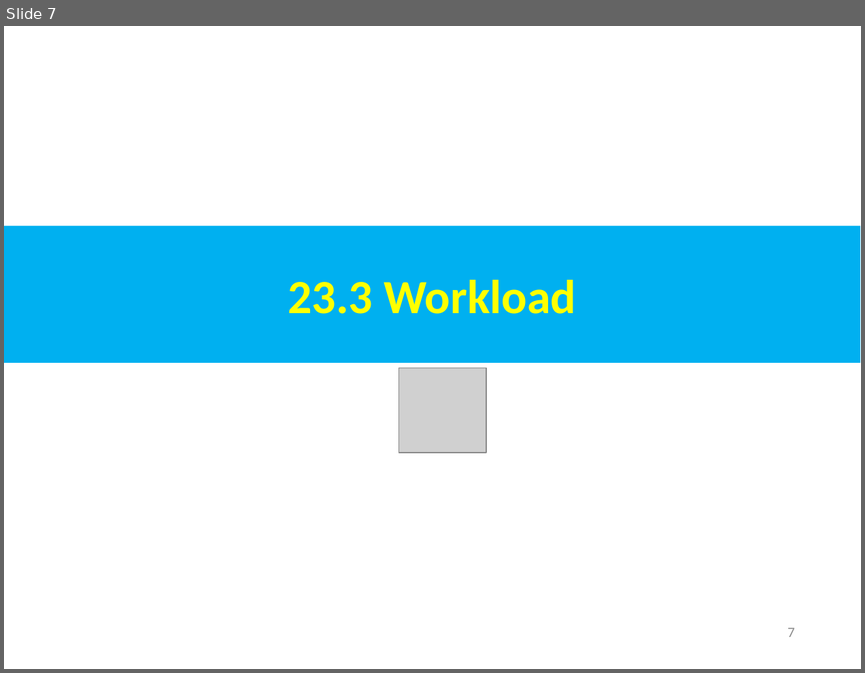
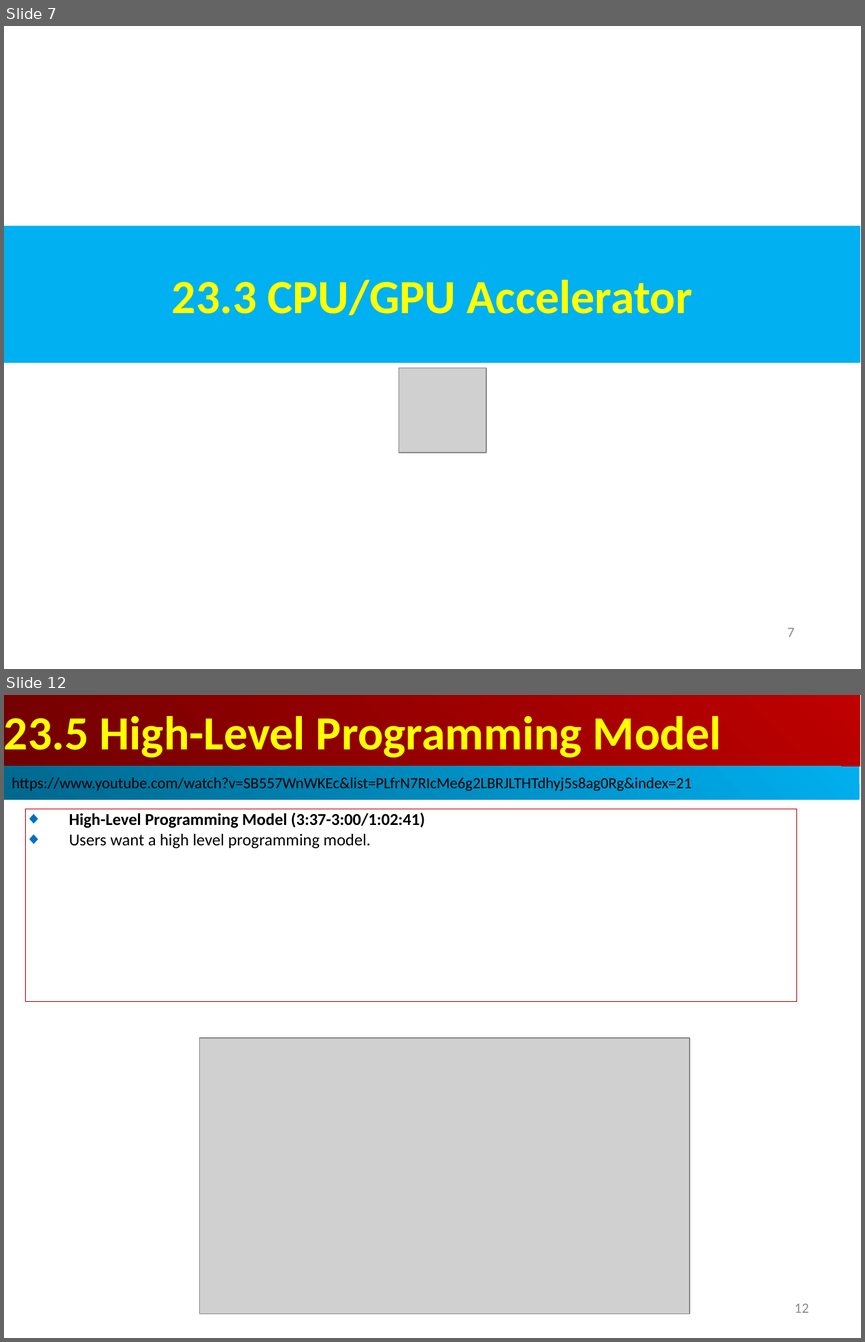
Before and after one commit to peterhchen/AIU_CS800_Chisel, a slide deck: 500_UCSC_HWD/023_Taskflow/000_Video/023.Taskflow.ppt. Shown one above the other, each under a label of ours: slide 7 before the commit, slides 7 and 12 after it; the slides between them are not shown. The pictures are 865x673 and 865x1342 pixels, drawn with LibreOffice and Linux fonts; fonts in the diff are those of the drawing; grey boxes stand for pictures. Boxes give left, top, right and bottom in pixels: in the first picture for what was removed or moved away, otherwise in the second. Text is boxed around its words. In the diff, an @@ line names an element or a change of style, - is before the commit and + after.

```diff
--- a/500_UCSC_HWD/023_Taskflow/000_Video/023.Taskflow.ppt
+++ b/500_UCSC_HWD/023_Taskflow/000_Video/023.Taskflow.ppt
@@ slide 12 added at (4, 695, 861, 1338), background #FFFFFF @@
@@ rectangle added at (4, 695, 860, 766), fill gradient #BF0000 to #710000, 40 pt, text #FFFF00, bold @@
+23.5 High-Level Programming Model
@@ rectangle added at (4, 766, 859, 800), fill gradient #00AFEF to #00688E, 13 pt, text #000000 @@
+https://www.youtube.com/watch?v=SB557WnWKEc&list=PLfrN7RIcMe6g2LBRJLTHTdhyj5s8ag0Rg&index=21
@@ rectangle added at (26, 809, 797, 1002), outline #C00000 0.74 pt, 14 pt, text #000000, bold @@
+◆ High-Level Programming Model (3:37-3:00/1:02:41)
+◆ Users want a high level programming model.
@@ picture added at (199, 1038, 689, 1314) @@
@@ page number added at (794, 1303, 808, 1312), 12 pt, text #8B8B8B @@
+12
@@ slide 7 changed as well @@
@@ text in rectangle at (172, 280, 692, 316): text changed @@
-23.3 Workload
+23.3 CPU/GPU Accelerator
```
Also in this commit, not shown: 1 other slide changed, 3 other slides added.
